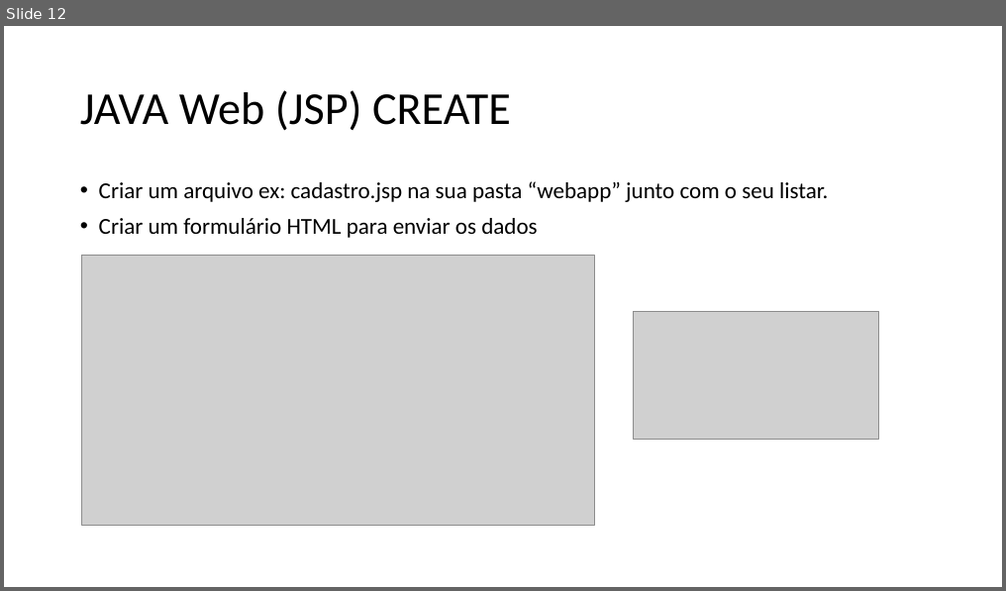
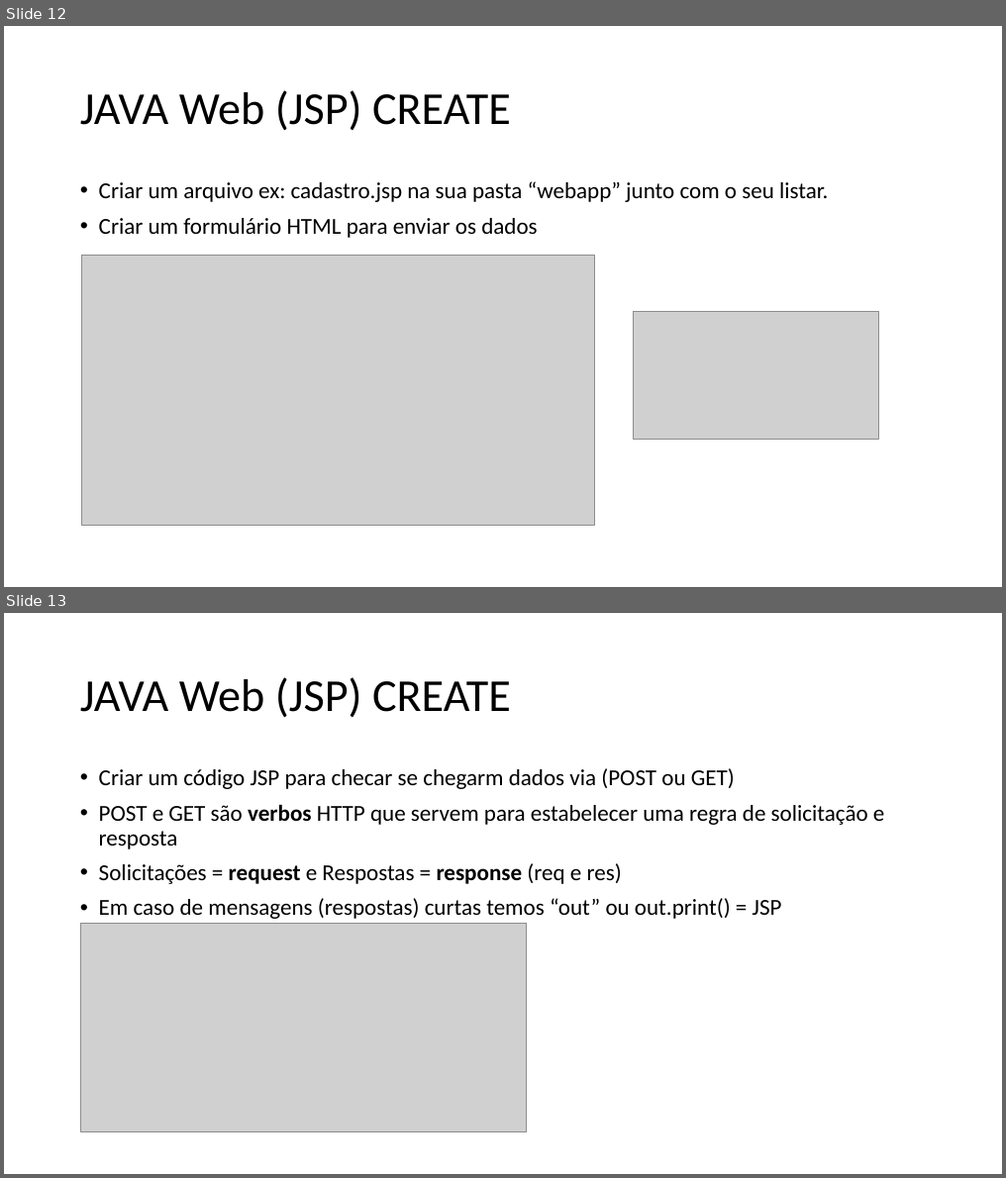
Before and after one commit to wellifabio/senai2021, a slide deck: 2des/pwbe/aula03/Tutorial CRUD – MVC – JAVA WEB.pptx. Shown one above the other, each under a label of ours: slide 12 before the commit, slides 12 and 13 after it. The pictures are 1006x591 and 1006x1178 pixels, drawn with LibreOffice and Linux fonts; fonts in the diff are those of the drawing; grey boxes stand for pictures. Boxes give left, top, right and bottom in pixels: in the first picture for what was removed or moved away, otherwise in the second. Text is boxed around its words. In the diff, an @@ line names an element or a change of style, - is before the commit and + after.

```diff
--- a/2des/pwbe/aula03/Tutorial CRUD – MVC – JAVA WEB.pptx
+++ b/2des/pwbe/aula03/Tutorial CRUD – MVC – JAVA WEB.pptx
@@ slide 13 added at bbox=[4, 613, 1002, 1174], background #FFFFFF @@
@@ title added at bbox=[80, 677, 511, 718], 44 pt, text #000000 @@
+JAVA Web (JSP) CREATE
@@ text added at bbox=[99, 768, 884, 919], 22 pt, text #000000 @@
+• Criar um código JSP para checar se chegarm dados via (POST ou GET)
+• POST e GET são verbos HTTP que servem para estabelecer uma regra de solicitação e resposta
+• Solicitações = request e Respostas = response (req e res)
+• Em caso de mensagens (respostas) curtas temos “out” ou out.print() = JSP
@@ picture added at bbox=[80, 923, 527, 1132] @@
```
Also in this commit, not shown: 4 other slides added, 13 other files.
